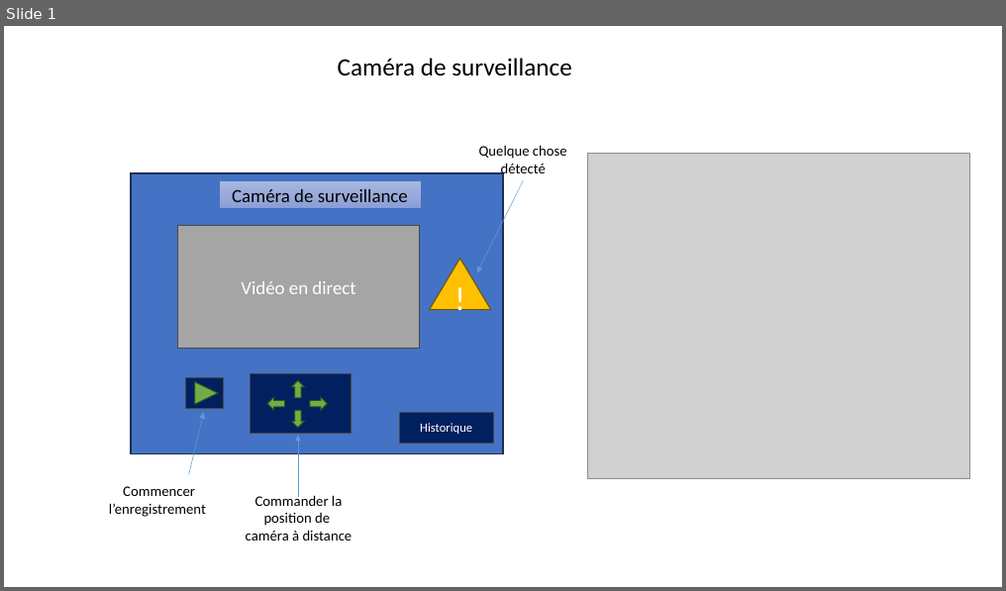
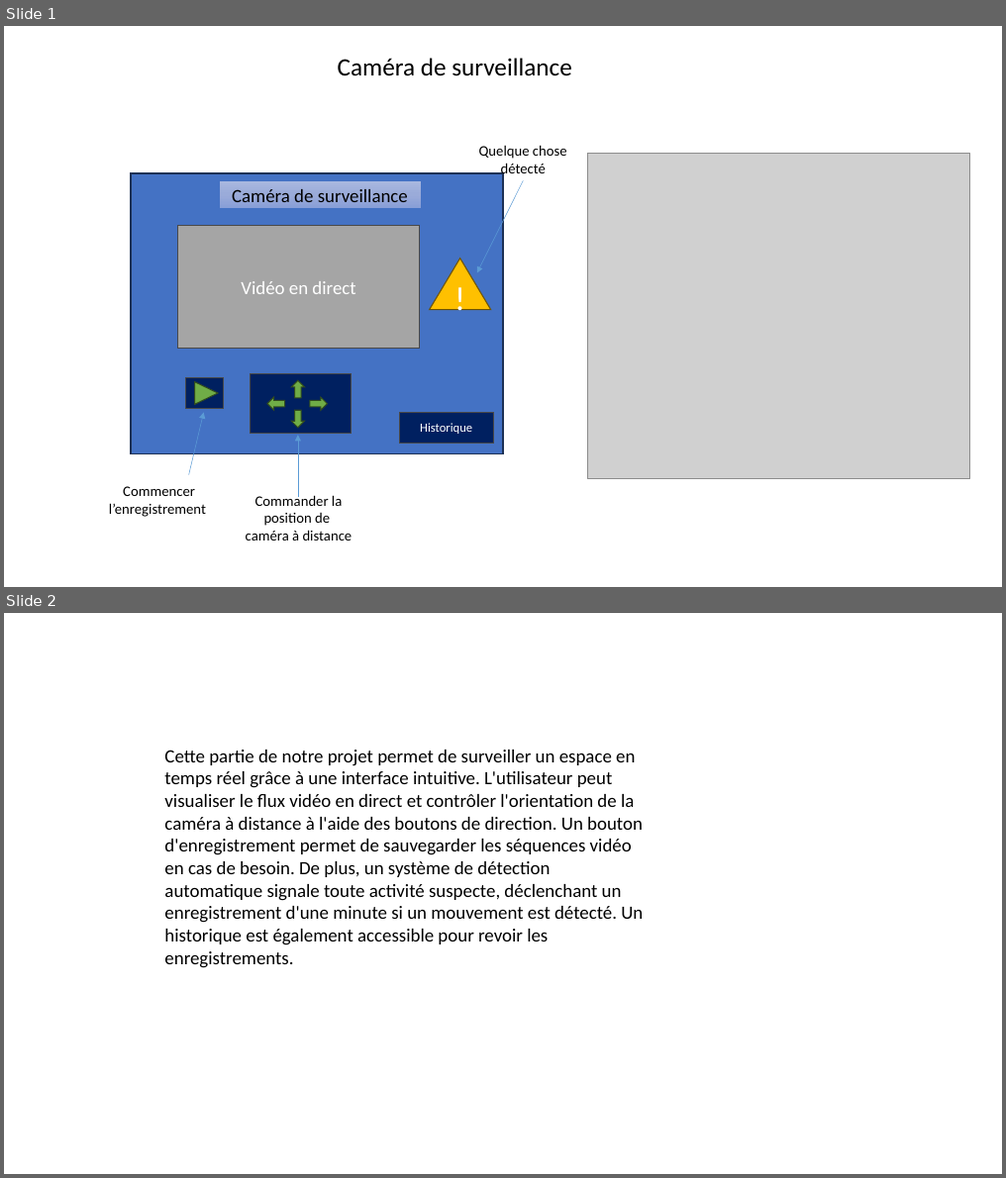
Before and after one commit to mejriomar/surveillance-system, a slide deck: caméra.pptx. Shown one above the other, each under a label of ours: slide 1 before the commit, slides 1 and 2 after it. The pictures are 1006x591 and 1006x1178 pixels, drawn with LibreOffice and Linux fonts; fonts in the diff are those of the drawing; grey boxes stand for pictures. Boxes give left, top, right and bottom in pixels: in the first picture for what was removed or moved away, otherwise in the second. Text is boxed around its words. In the diff, an @@ line names an element or a change of style, - is before the commit and + after.

Commit message:
add video speesh

```diff
--- a/caméra.pptx
+++ b/caméra.pptx
@@ slide 2 added at (4, 613, 1002, 1174), background #FFFFFF @@
@@ text added at (164, 750, 643, 968), 18 pt, text #000000 @@
+Cette partie de notre projet permet de surveiller un espace en temps réel grâce à une interface intuitive. L'utilisateur peut visualiser le flux vidéo en direct et contrôler l'orientation de la caméra à distance à l'aide des boutons de direction. Un bouton d'enregistrement permet de sauvegarder les séquences vidéo en cas de besoin. De plus, un système de détection automatique signale toute activité suspecte, déclenchant un enregistrement d'une minute si un mouvement est détecté. Un historique est également accessible pour revoir les enregistrements.
```
